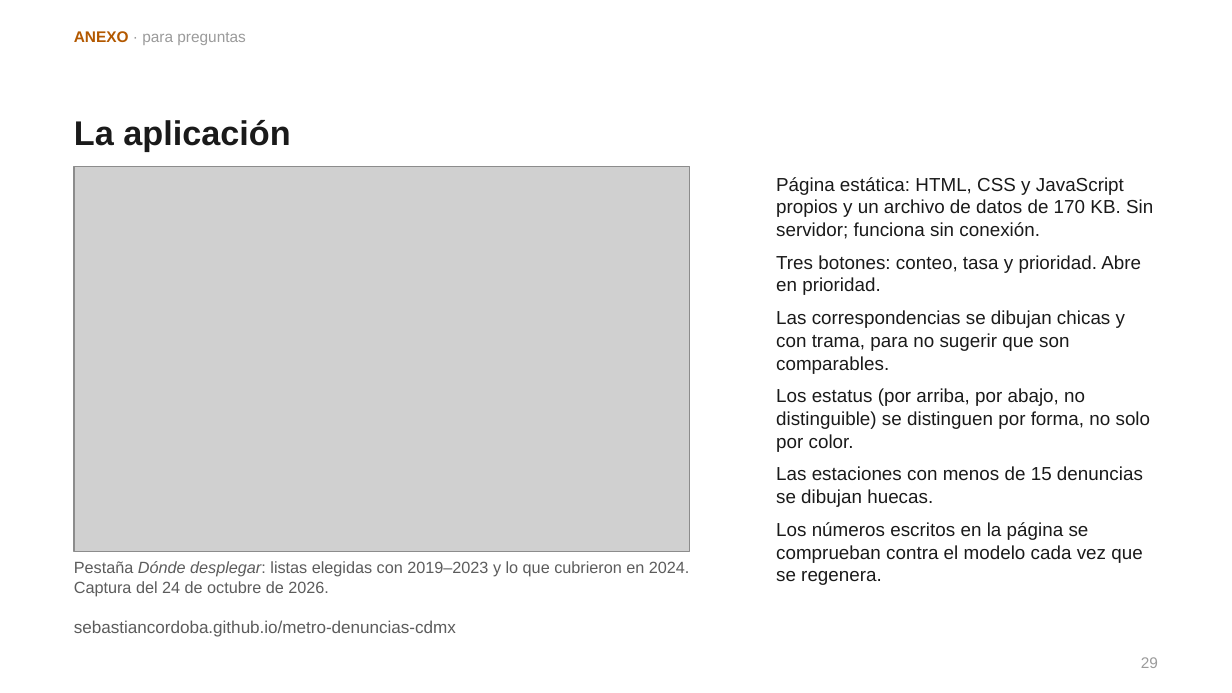
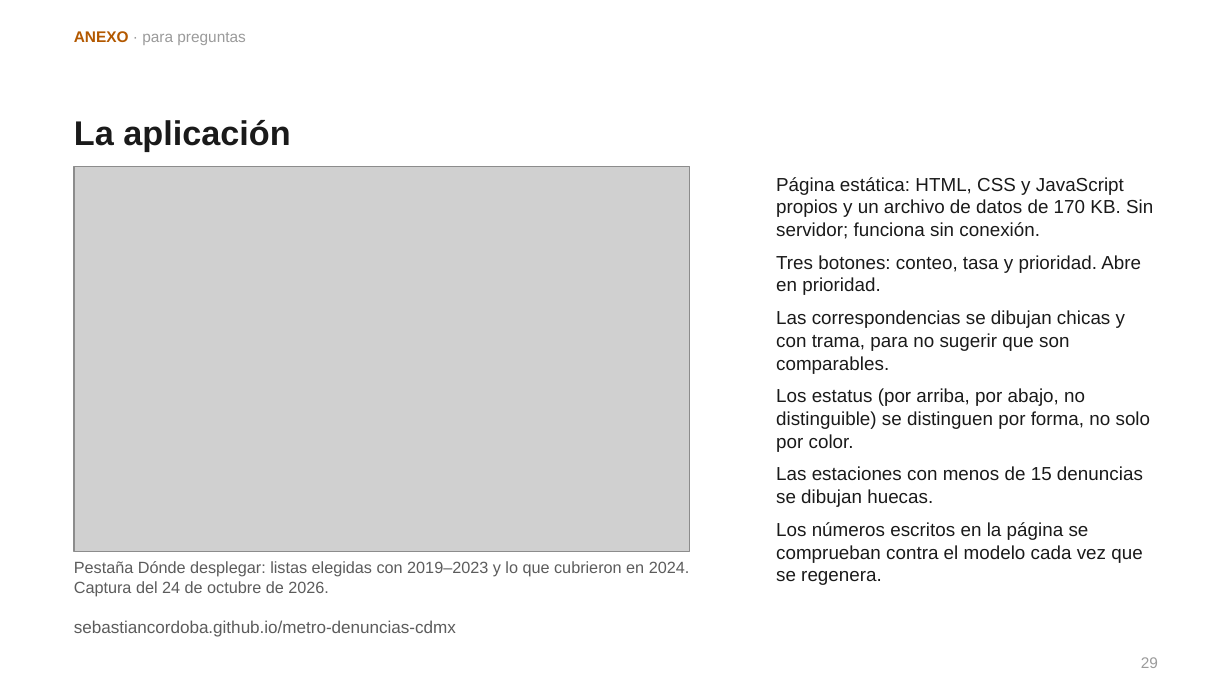
Before and after one commit to sebastiancordoba/caso-inseguridad-cdmx, a slide deck: slide 29 of docs/presentacion/presentacion.pptx. Drawn at 1232x693 pixels with LibreOffice and Linux fonts; fonts in the diff are those of the drawing; grey boxes stand for pictures. Boxes give left, top, right and bottom in pixels: in the first picture for what was removed or moved away, otherwise in the second. Text is boxed around its words. In the diff, an @@ line names an element or a change of style, - is before the commit and + after.

```diff
--- a/docs/presentacion/presentacion.pptx
+++ b/docs/presentacion/presentacion.pptx
@@ text "Pestaña Dónde desplegar: listas elegidas ..." at (x1=74, y1=561, x2=690, y2=596): italic off in "Dónde desplegar:" @@
```
Also in this commit, not shown: 3 other slides changed, 6 other files.
